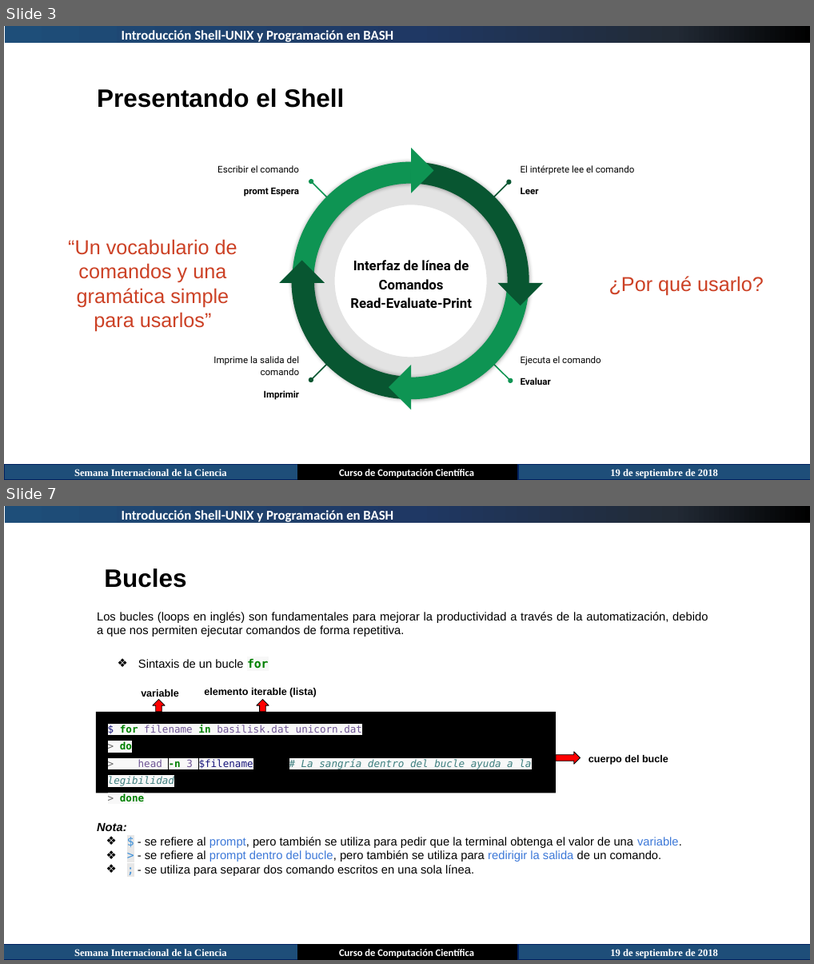
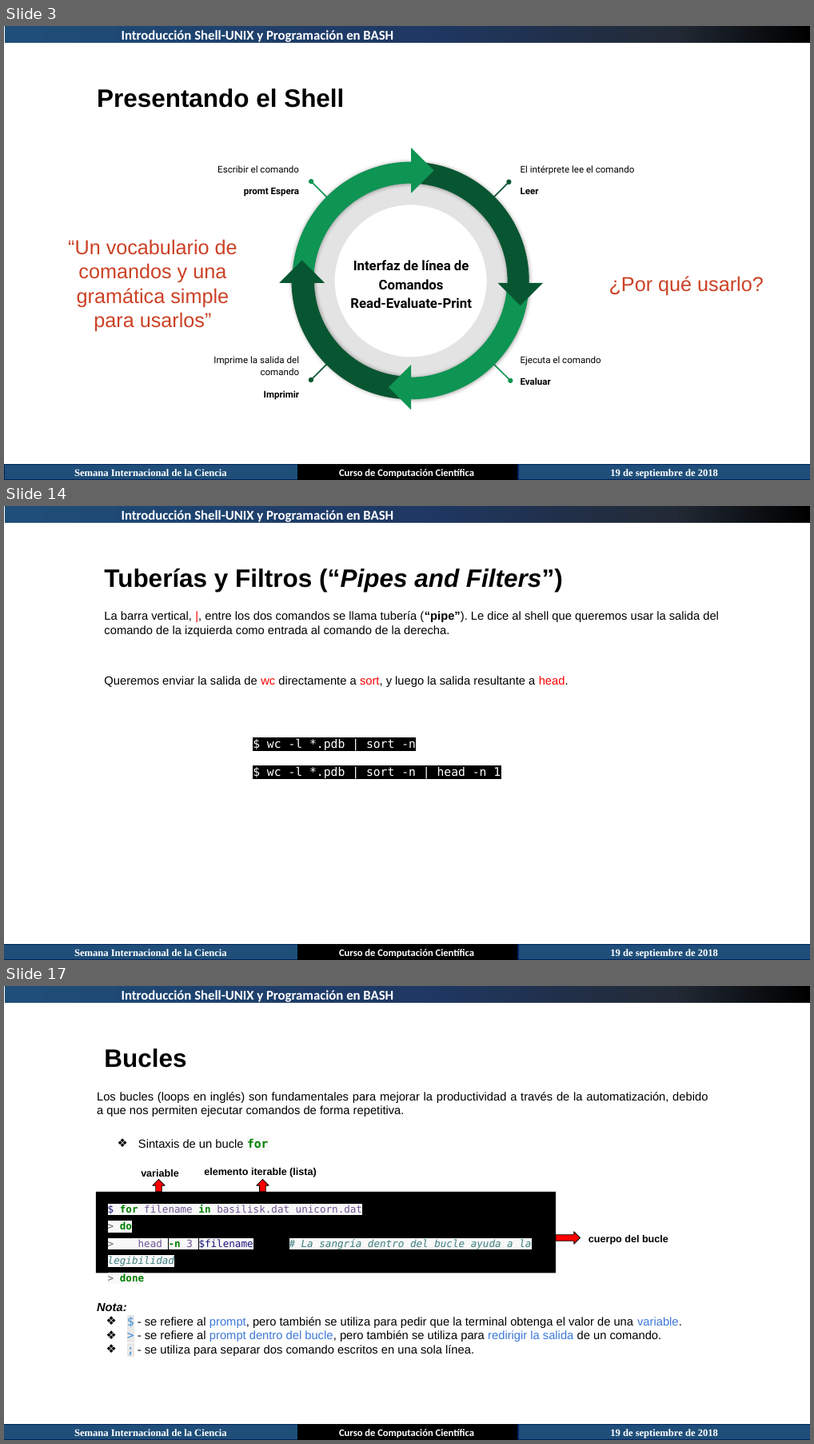
Before and after one commit to juan-pineda/Curso_computacion_cientifica, a slide deck: 03-Shell-Unix/Introducción Shell-UNIX.pptx. Shown one above the other, each under a label of ours: slides 3 and 7 before the commit, slides 3, 14 and 17 after it; the slides between them are not shown. The pictures are 814x964 and 814x1444 pixels, drawn with LibreOffice and Linux fonts; fonts in the diff are those of the drawing. Boxes give left, top, right and bottom in pixels: in the first picture for what was removed or moved away, otherwise in the second. Text is boxed around its words. In the diff, an @@ line names an element or a change of style, - is before the commit and + after.

Commit message:
actualizacion curso shell

```diff
--- a/03-Shell-Unix/Introducción Shell-UNIX.pptx
+++ b/03-Shell-Unix/Introducción Shell-UNIX.pptx
@@ slide 14 added at [4, 506, 810, 960], background #FFFFFF @@
@@ rectangle added at [5, 506, 810, 523], fill gradient #1E4E79 to #1F3864 to #222A35 to #000000 @@
@@ text added at [122, 510, 394, 524], 16 pt, text #FFFFFF, bold @@
+Introducción Shell-UNIX y Programación en BASH
@@ text added at [104, 568, 563, 592], 30 pt, text #000000, bold @@
+Tuberías y Filtros (“Pipes and Filters”)
@@ text added at [104, 611, 719, 636], 14 pt, text #000000 @@
+La barra vertical, |, entre los dos comandos se llama tubería (“pipe”). Le dice al shell que queremos usar la salida del comando de la izquierda como entrada al comando de la derecha.
@@ text added at [104, 676, 569, 687], 14 pt, text #000000 @@
+Queremos enviar la salida de wc directamente a sort, y luego la salida resultante a head.
@@ text added at [267, 738, 501, 778], 14 pt, text #FFFFFF @@
+$ wc -l *.pdb | sort -n
+$ wc -l *.pdb | sort -n | head -n 1
@@ rectangle added at [4, 944, 298, 960], fill #1E4E79, outline #002060 1 pt, 12 pt, text #FFFFFF, bold @@
+Semana Internacional de la Ciencia
@@ rectangle added at [298, 944, 519, 960], fill #000000, outline #000000 1 pt, 12 pt, text #FFFFFF, bold @@
+Curso de Computación Científica
@@ rectangle added at [519, 944, 810, 960], fill #1E4E79, outline #002060 1 pt, 12 pt, text #FFFFFF, bold @@
+19 de septiembre de 2018
@@ what was slide 7 is now slide 17 @@
```
Also in this commit, not shown: 4 slides changed, 9 other slides added.
